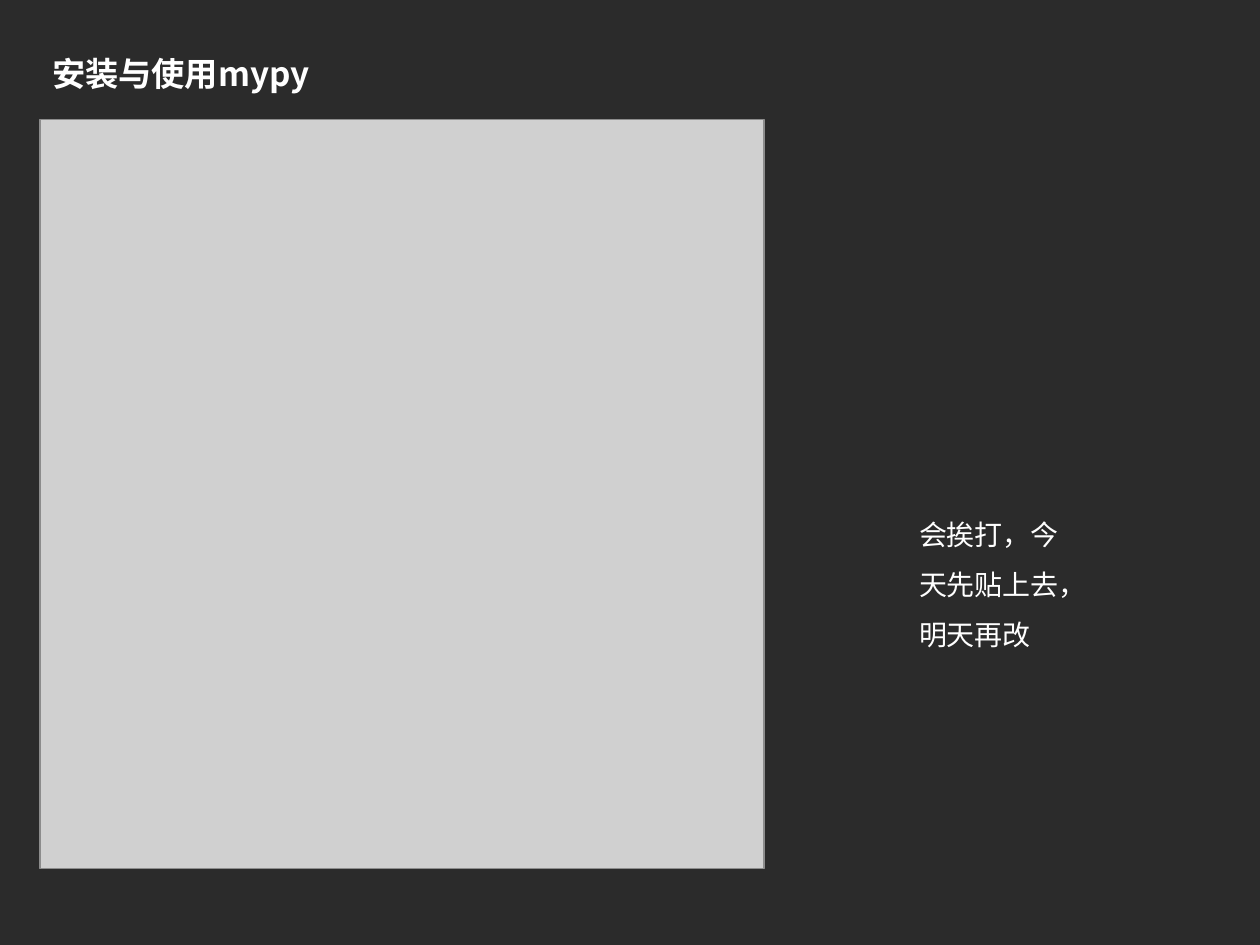
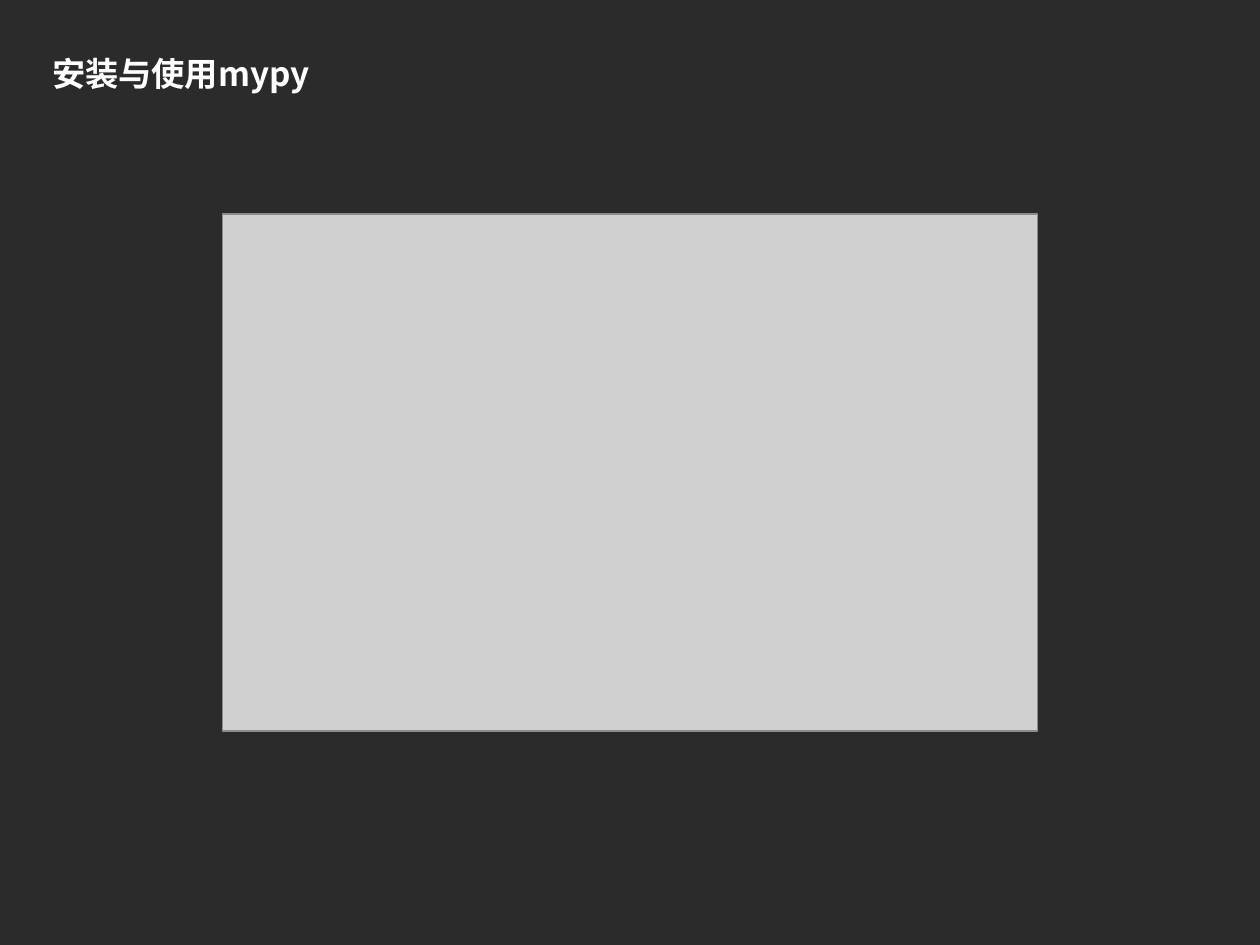
Before and after one commit to imlyzh/pycon, a slide deck: slide 10 of 静态类型的Python.pptx (slide 8 before the commit). Drawn at 1260x945 pixels with LibreOffice and Linux fonts; fonts in the diff are those of the drawing; grey boxes stand for pictures; background and template pictures are left out; a plain dark background stands for a picture behind light text. Boxes give left, top, right and bottom in pixels: in the first picture for what was removed or moved away, otherwise in the second. Text is boxed around its words. In the diff, an @@ line names an element or a change of style, - is before the commit and + after.

```diff
--- a/静态类型的Python.pptx
+++ b/静态类型的Python.pptx
@@ picture removed at [40,120,765,869] @@
@@ picture added at [223,214,1038,731] @@
@@ text removed at [919,521,1086,648] @@
-会挨打，今天先贴上去，明天再改
```
Also in this commit, not shown: 10 other slides changed, 15 slides added, 1 slide removed, 21 other files.
